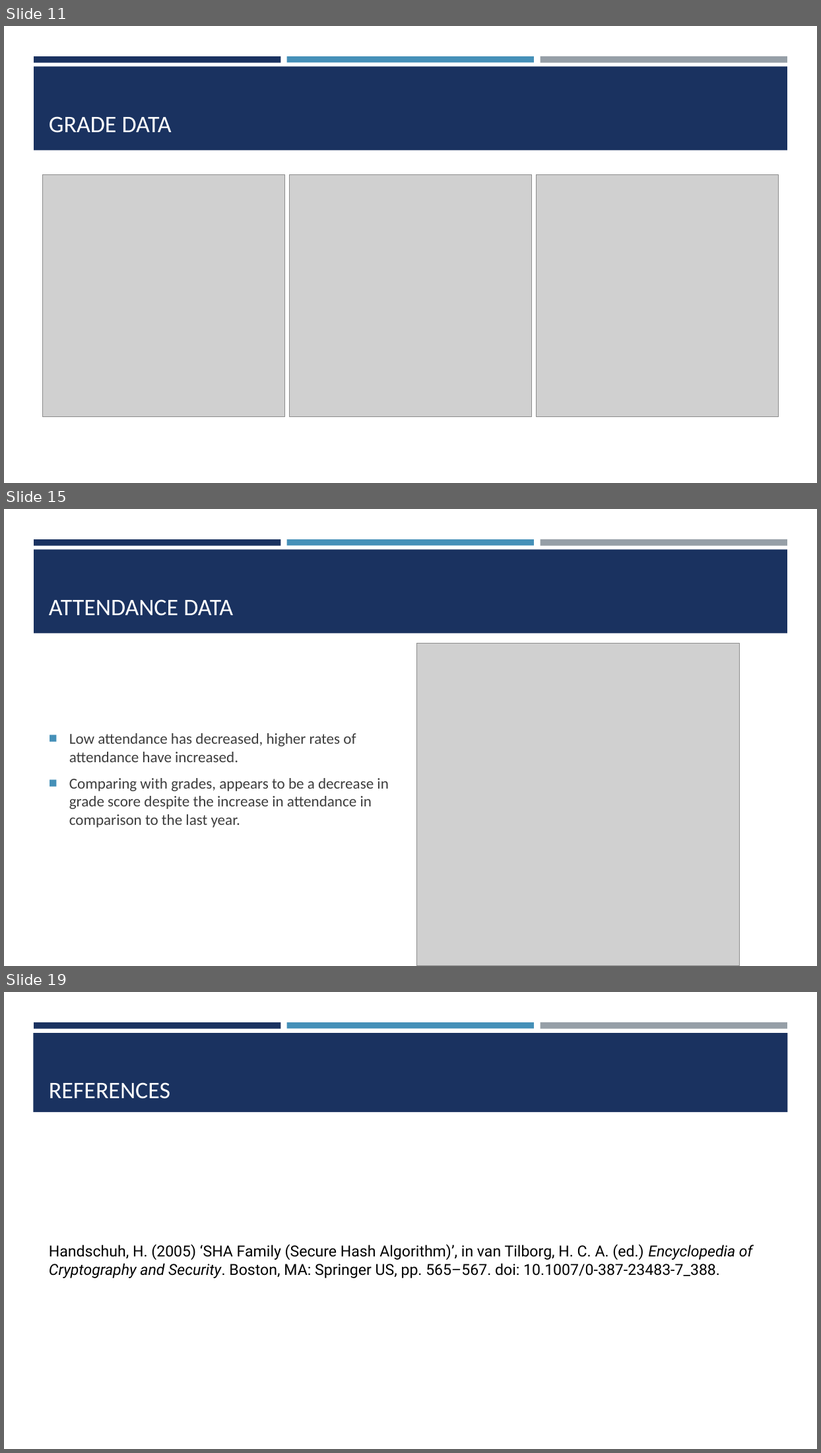
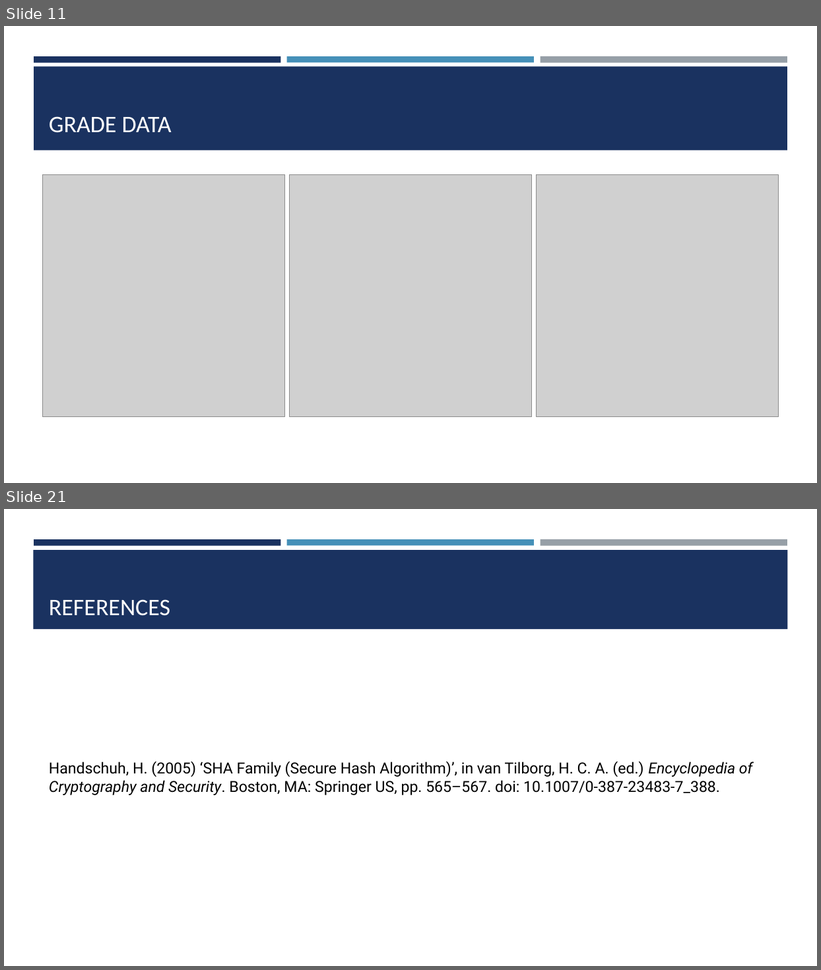
Before and after one commit to ChrisAcornleyPhD/CAP512Data, a slide deck: scripts/CAP512.pptx. Shown one above the other, each under a label of ours: slides 11, 15 and 19 before the commit, slides 11 and 21 after it; the slides between them are not shown. The pictures are 821x1453 and 821x970 pixels, drawn with LibreOffice and Linux fonts; fonts in the diff are those of the drawing; grey boxes stand for pictures. Boxes give left, top, right and bottom in pixels: in the first picture for what was removed or moved away, otherwise in the second. Text is boxed around its words. In the diff, an @@ line names an element or a change of style, - is before the commit and + after.

Commit message:
Completed section on data comparison for presentation

```diff
--- a/scripts/CAP512.pptx
+++ b/scripts/CAP512.pptx
@@ slide 15 removed at [4,509,817,966], background #FFFFFF; not listed: 4 template elements that a slide beside it also shows @@
@@ title removed at [49,599,233,616] @@
-ATTENDANCE DATA
@@ picture removed at [417,644,740,966] @@
@@ text removed at [69,733,388,828] @@
-■ Low attendance has decreased, higher rates of attendance have increased.
-■ Comparing with grades, appears to be a decrease in grade score despite the increase in attendance in comparison to the last year.
@@ what was slide 19 is now slide 21 @@
```
Also in this commit, not shown: 4 slides changed, 8 slides added, 5 other slides removed.
